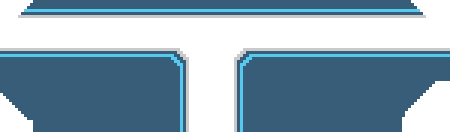
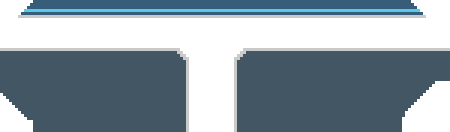
Layer changes from the first 450px x 132px image to the second:
painted on "Layer 46" over (x1=0, y1=51, x2=450, y2=132)
